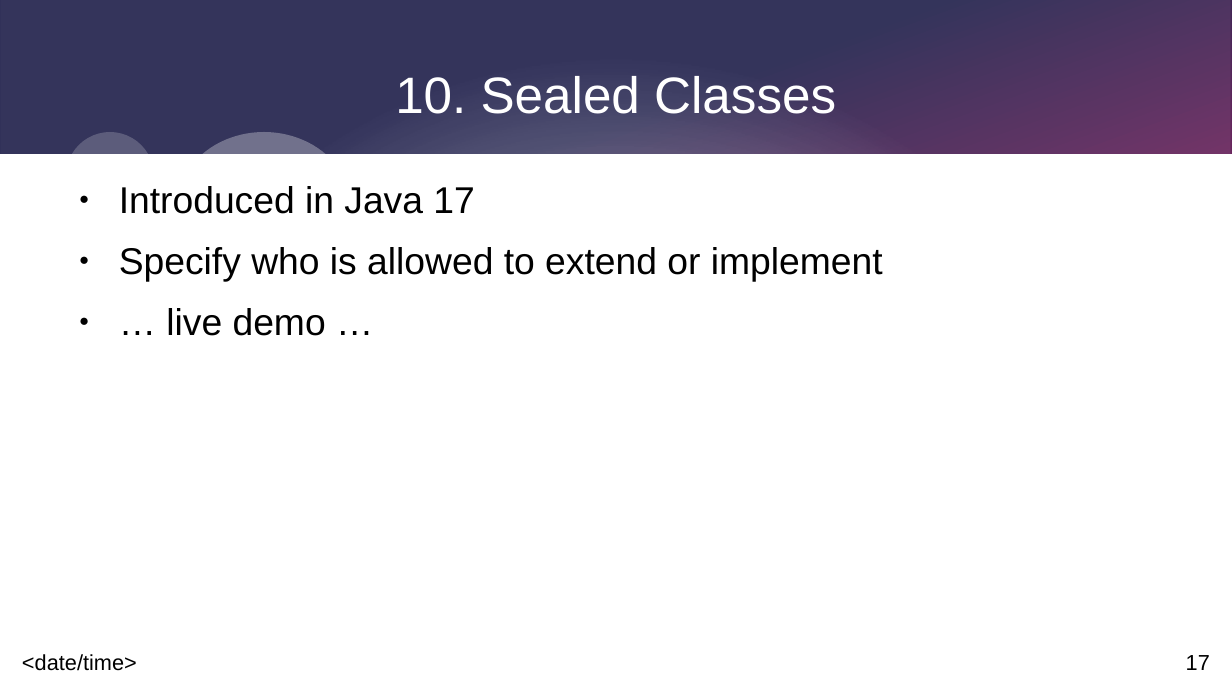
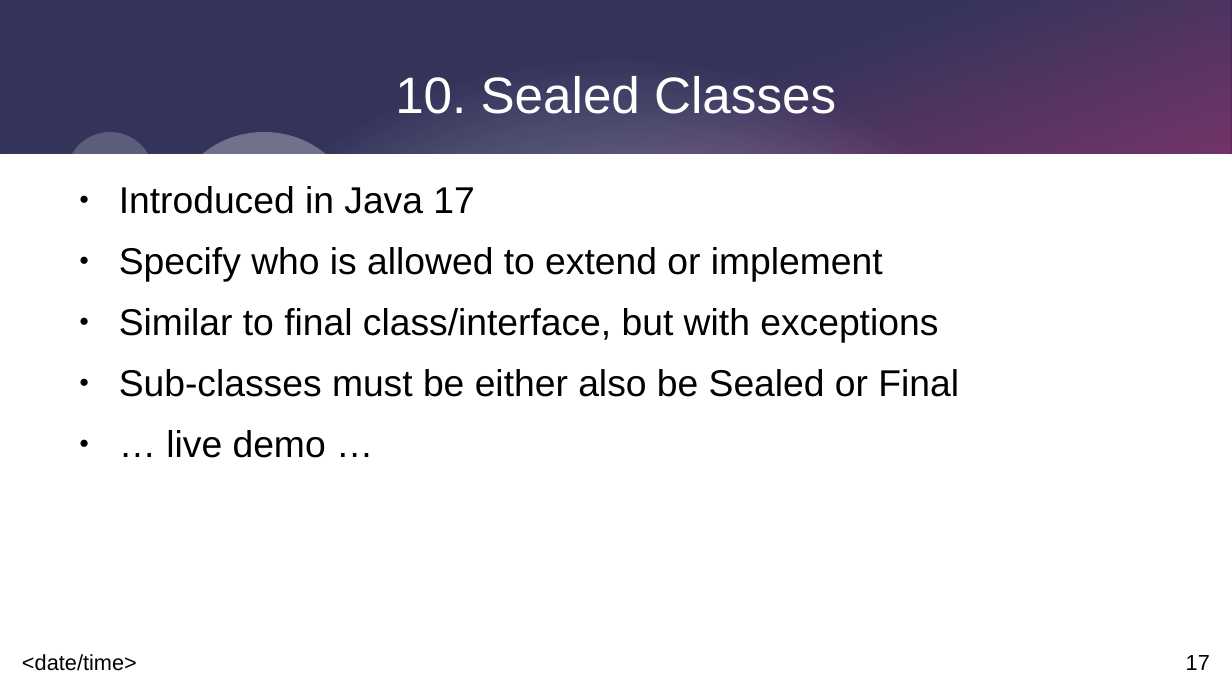
Before and after one commit to johnnyegel/Talk_JavaLatestAndGreatest, a slide deck: slide 17 of Presentation/JavaLatestAndGreatest.odp. Drawn at 1232x693 pixels with LibreOffice and Linux fonts; fonts in the diff are those of the drawing. Boxes give left, top, right and bottom in pixels: in the first picture for what was removed or moved away, otherwise in the second. Text is boxed around its words. In the diff, an @@ line names an element or a change of style, - is before the commit and + after.

Commit message:
Added some more presentation text

```diff
--- a/Presentation/JavaLatestAndGreatest.odp
+++ b/Presentation/JavaLatestAndGreatest.odp
@@ text at bbox=[119, 308, 959, 397]: paragraphs added @@
+● Similar to final class/interface, but with exceptions
+● Sub-classes must be either also be Sealed or Final
```
